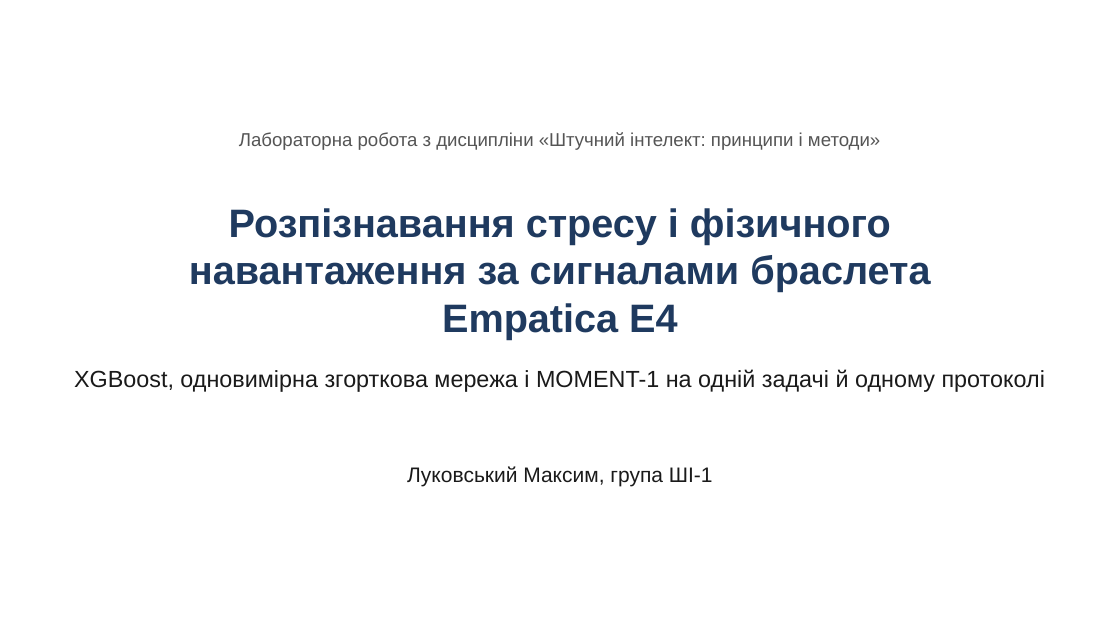
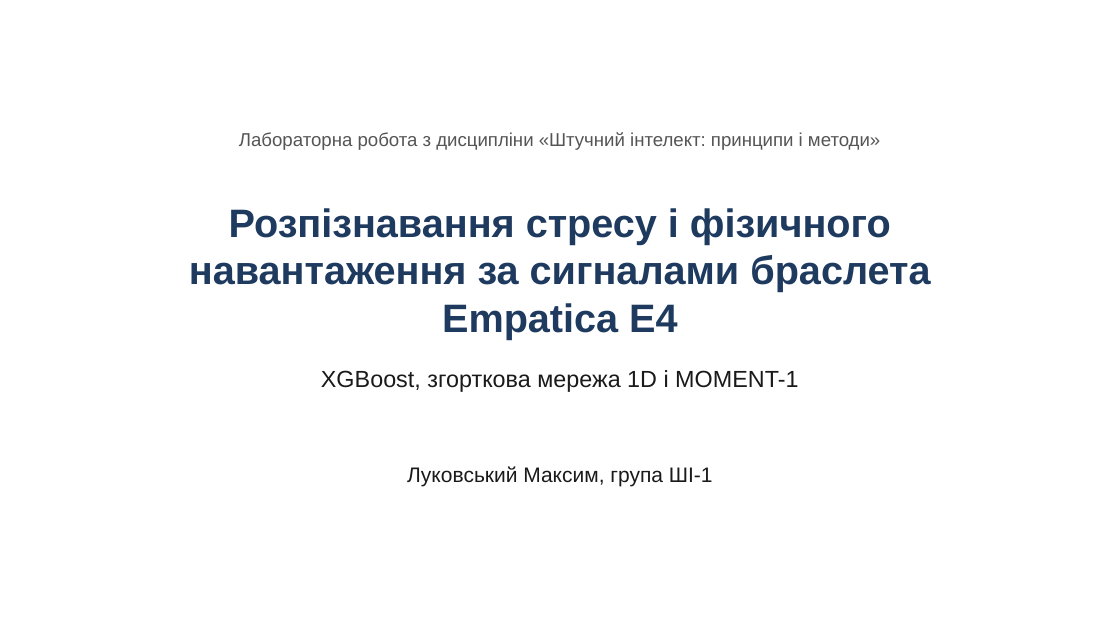
Before and after one commit to lukovskiy541/wearable-stress-exercise, a slide deck: slide 1 of presentation.pptx. Drawn at 1120x630 pixels with LibreOffice and Linux fonts; fonts in the diff are those of the drawing. Boxes give left, top, right and bottom in pixels: in the first picture for what was removed or moved away, otherwise in the second. Text is boxed around its words. In the diff, an @@ line names an element or a change of style, - is before the commit and + after.

Commit message:
Plainer wording in slides and speech

```diff
--- a/presentation.pptx
+++ b/presentation.pptx
@@ text at <box>321,370,798,392</box>: text changed @@
-XGBoost, одновимірна згорткова мережа і MOMENT-1 на одній задачі й одному протоколі
+XGBoost, згорткова мережа 1D і MOMENT-1
```
Also in this commit, not shown: 4 other slides changed, 1 other file.
